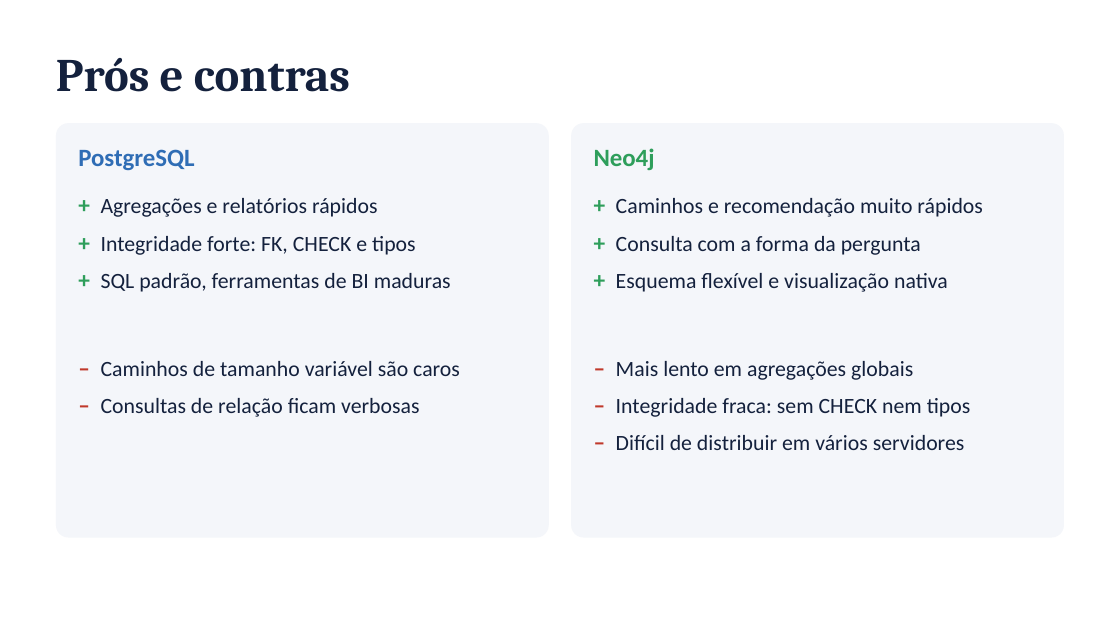
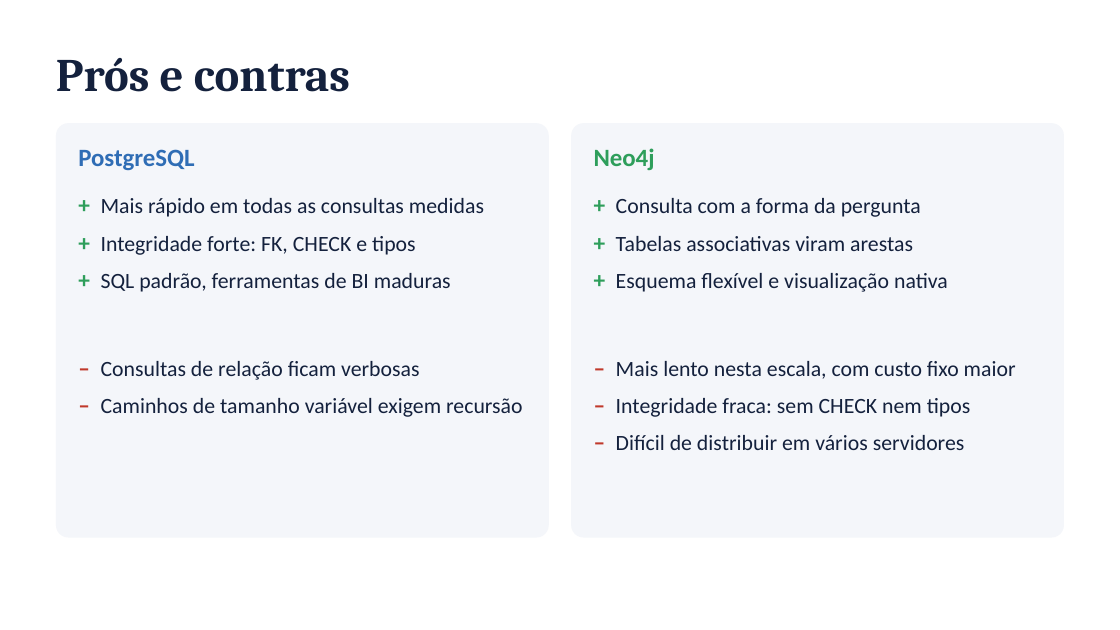
Before and after one commit to FineiasAntonio/BancoDeDados, a slide deck: slide 16 of docs/apresentacao.pptx (slide 13 before the commit). Drawn at 1120x630 pixels with LibreOffice and Linux fonts; fonts in the diff are those of the drawing. Boxes give left, top, right and bottom in pixels: in the first picture for what was removed or moved away, otherwise in the second. Text is boxed around its words. In the diff, an @@ line names an element or a change of style, - is before the commit and + after.

```diff
--- a/docs/apresentacao.pptx
+++ b/docs/apresentacao.pptx
@@ text at (101,198,484,217): text changed @@
-+ Agregações e relatórios rápidos
++ Mais rápido em todas as consultas medidas
@@ text at (616,198,982,217): paragraph removed @@
-+ Caminhos e recomendação muito rápidos
@@ text at (616,236,913,251): paragraph added @@
++ Tabelas associativas viram arestas
@@ text at (101,361,460,376): paragraph removed @@
-– Caminhos de tamanho variável são caros
@@ text at (616,361,1016,379): text changed @@
-– Mais lento em agregações globais
+– Mais lento nesta escala, com custo fixo maior
@@ text at (101,398,523,417): paragraph added @@
+– Caminhos de tamanho variável exigem recursão
```
Also in this commit, not shown: 4 other slides changed, 1 slide added, 2 slides removed, 6 other files.
